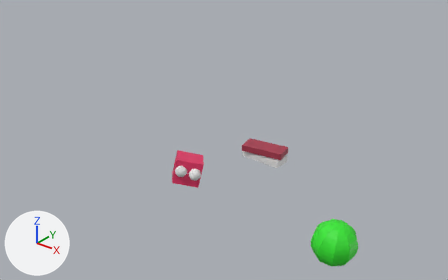
The glTF model models/monkey.glb: old version first, new version second.
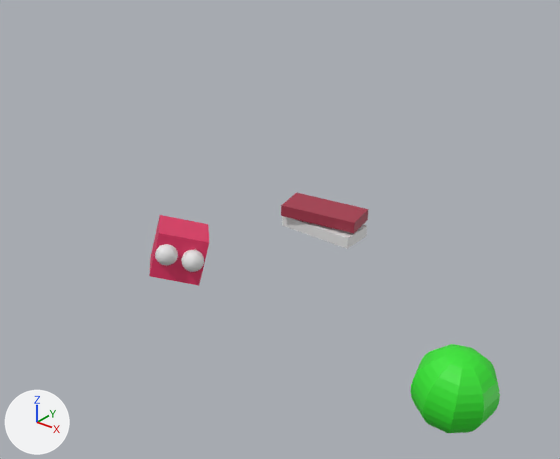
There are two pictures of each version: one whole from a 50 mm lens placed at (42.3, -46.9, 29.9), pointed at (11.6, -8.5, 6.2), one close up on the part from 21% to 87% of the width and 13% to 100% of the height. Lighting does not change. The marker at lower left points along +X, +Y and +Z. Where no turn or scale is listed for an object, it has been applied to the vertices.
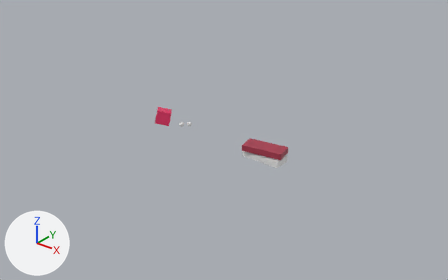
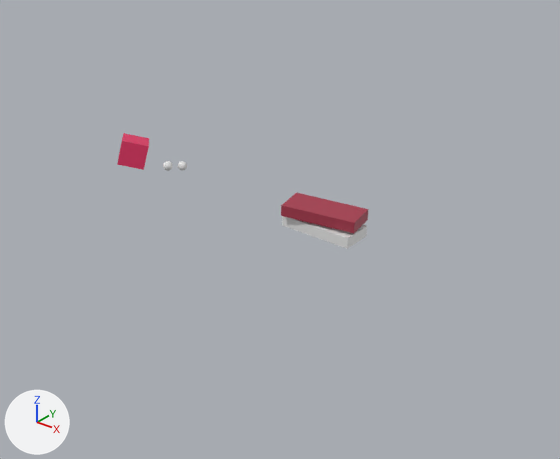
Location of each change, [x1, y1, x2, y2] in pixels of the close-ups (560 x 459 px):
'Sphere.002', deleted (green)
    before: [411, 344, 500, 433]
'Cube', moved, rescaled (46% narrower, 47% shorter)
    before: [149, 215, 209, 286]
    after: [117, 133, 149, 170]
'Sphere', moved, rescaled
    before: [181, 250, 204, 272]
    after: [178, 161, 187, 170]
'Sphere.001', moved, rescaled
    before: [155, 244, 178, 266]
    after: [163, 161, 173, 171]

The change, as a list of edits to the scene's bpy script:
```text
Change ob_cube:
    ob_cube.location: (5.92, -7.13, 0.77) -> (-3.99, -0.17, 1.29)
    ob_cube.scale: (-1.23, -1.31, -1.26) -> (-0.764, -0.814, -0.781)
Change ob_sphere:
    ob_sphere.location: (7.35, -7.69, 0.87) -> (-0.28, 0.14, 1.26)
    ob_sphere.scale: (0.581, 0.581, 0.581) -> (0.27, 0.27, 0.27)
Change ob_sphere_001:
    ob_sphere_001.location: (6.17, -8.37, 1.16) -> (-0.83, -0.54, 1.34)
    ob_sphere_001.scale: (0.604, 0.604, 0.604) -> (0.28, 0.28, 0.28)
Remove ob_sphere_002:
    ob_sphere_002 = bpy.data.objects.new('Sphere.002', me_sphere_002)
    ob_sphere_002.location = (29.52, -21.34, 10.24)
    ob_sphere_002.rotation_euler = (-0.0683, -0.139, -3.011)  # degrees (-3.9, -8, -173)
    ob_sphere_002.scale = (-0.203, -0.203, -0.203)
```
